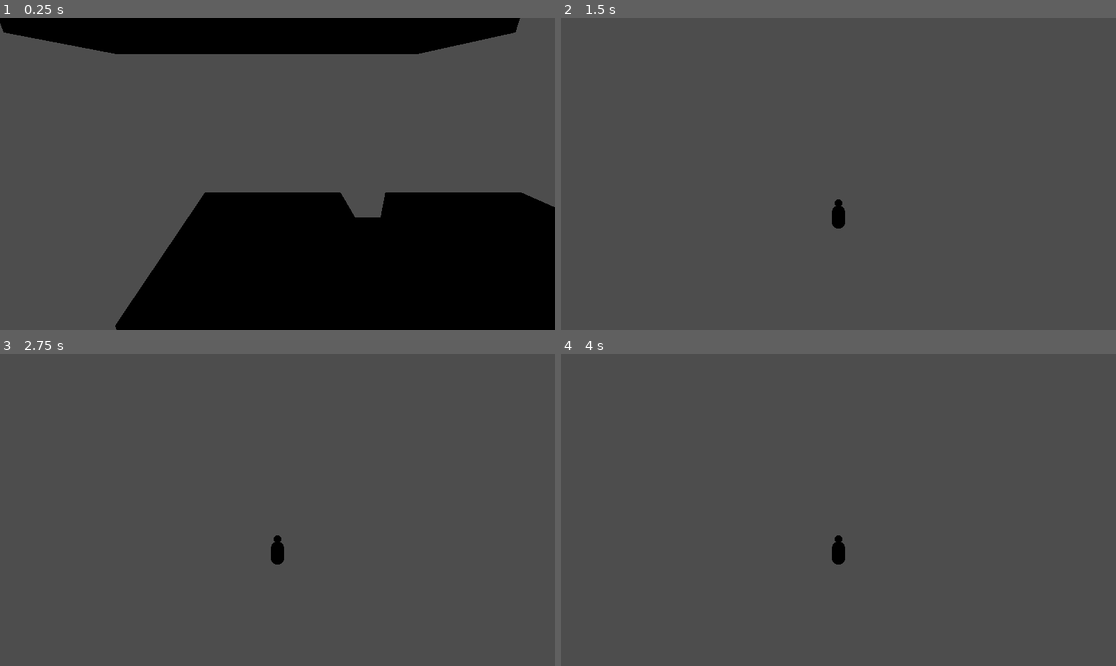
Above: before the commit, frames 1-4 (two rows, left to right).
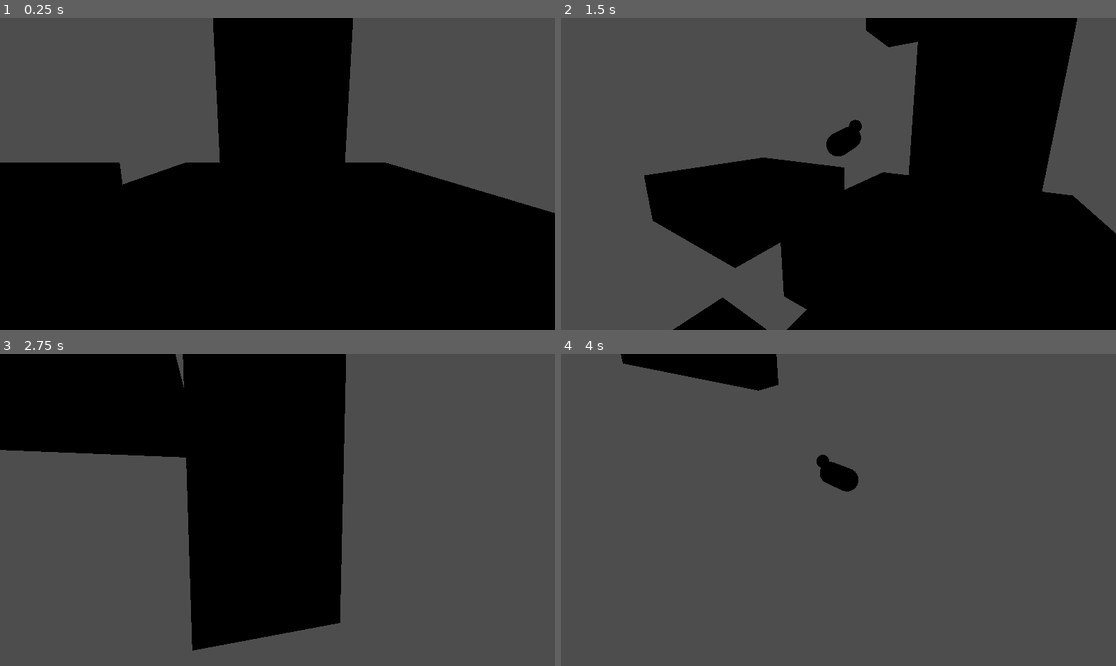
Above: after the commit, the same moments.

Repository: GunterJr/game-jam-feb
Game: Godot game, scene res://scenes/areas/movement-testing.tscn
The game is run twice, just before and just after one commit, with the same random seed, the same clock (stepped at 60 frames per second) and the same inputs.
Inputs (mouse positions are in pixels of both pictures, inside the frame that each line leads up to):
- Up to frame 1 (0.25 s): no input
- Up to frame 2 (1.5 s): tap Enter (ui_accept) at 0.5 s; move the mouse to (866, 174) at 0.52 s; hold W (forward) from 0.53 s (still down); tap Space (jump) at 0.77 s; move the mouse to (810, 174) at 1.27 s
- Up to frame 3 (2.75 s): keep holding W (forward); tap Space (jump) at 1.52 s; move the mouse to (288, 503) at 2.02 s
- Up to frame 4 (4 s): keep holding W (forward); move the mouse to (832, 516) at 2.77 s; tap Space (jump) at 3.02, 3.77 s; move the mouse to (877, 513) at 3.52 s

The runs differ from the first frame. In frame 1, 35% of the frame differs, in the area x 0-100%, y 0-100%; in frame 2, 50%, in the area x 15-100%, y 0-100%; in frame 3, 36%; in frame 4, 2.9%.

Commit message:
BROKEN: Add relative camera movement This is broken... there is no reason to how Benson's direction changes. Please revert to the last commit if this is unsalvageable.

Diff:
--- a/scenes/actors/benson.tscn
+++ b/scenes/actors/benson.tscn
@@ -1,6 +1,7 @@
 [gd_scene format=3 uid="uid://b3lnfnn3odxmx"]
 
 [ext_resource type="Script" uid="uid://lbclfoyfhgm1" path="res://scripts/benson.gd" id="1_u4qym"]
+[ext_resource type="Script" uid="uid://ce4hm7kncdtus" path="res://scenes/actors/camera_arm.gd" id="2_81iw3"]
 
 [sub_resource type="StandardMaterial3D" id="StandardMaterial3D_u4qym"]
 albedo_color = Color(1, 1, 0, 1)
@@ -23,11 +24,10 @@
 height = 0.40304565
 
 [node name="Benson" type="CharacterBody3D" unique_id=193555425]
-transform = Transform3D(-4.371139e-08, 0, 1, 0, 1, 0, -1, 0, -4.371139e-08, 0, 0, 0)
 script = ExtResource("1_u4qym")
 
 [node name="Body" type="MeshInstance3D" parent="." unique_id=1594903681]
-transform = Transform3D(-1.0074354e-08, 4.253462e-08, -1.0000001, 0.9730785, 0.23047434, 4.7365595e-16, 0.23047431, -0.97307837, -4.3711385e-08, 0.039527953, 0, -0.032612264)
+transform = Transform3D(3.0223063e-08, -1.2760384e-07, 1.0000001, 0.9730784, 0.23047432, -8.290451e-16, -0.2304743, 0.9730783, 1.3113416e-07, 0.013175983, 0, -0.011367302)
 mesh = SubResource("CapsuleMesh_dp8yd")
 
 [node name="Head" type="MeshInstance3D" parent="Body" unique_id=756881920]
@@ -35,9 +35,16 @@
 mesh = SubResource("SphereMesh_u4qym")
 
 [node name="BodyCollider" type="CollisionShape3D" parent="." unique_id=833329893]
-transform = Transform3D(-1.1313338e-08, 4.222194e-08, -1.0000001, 0.9659259, 0.25881907, 0, 0.25881904, -0.96592575, -4.37114e-08, 0.039527953, -0.0021349192, -0.033357084)
+transform = Transform3D(3.394002e-08, -1.2666585e-07, 1.0000001, 0.9659259, 0.25881907, -8.881785e-16, -0.25881904, 0.96592575, 1.3113419e-07, 0.013175982, -0.0021349192, -0.010622483)
 shape = SubResource("CapsuleShape3D_81iw3")
 
-[node name="Camera3D" type="Camera3D" parent="." unique_id=889376277]
-transform = Transform3D(1, 1.5954242e-08, 3.015593e-09, -1.5954242e-08, 0.93101126, 0.36499053, 3.015593e-09, -0.36499053, 0.93101126, 0.039527826, 1.8323648, 2.8910785)
+[node name="CameraArm" type="SpringArm3D" parent="." unique_id=53182570]
+transform = Transform3D(-1, 0, 8.7422784e-08, 0, 1, 0, -8.7422784e-08, 0, -1, 0.052703943, 0.09340754, -0.04397956)
+spring_length = 2.0
+script = ExtResource("2_81iw3")
+min_vert = -0.767944870877505
+max_vert = 0.26354471705114374
+
+[node name="Camera3D" type="Camera3D" parent="CameraArm" unique_id=889376277]
+transform = Transform3D(1, 8.258129e-09, 7.871712e-10, -8.258128e-09, 0.98199177, 0.18892407, 7.871641e-10, -0.18892407, 0.98199177, 0.03952786, 0.7038084, 2.1421719)
 fov = 69.0
--- /dev/null
+++ b/scenes/actors/camera_arm.gd
@@ -0,0 +1,13 @@
+extends SpringArm3D
+
+@export var mouse_sensitivity: float = 0.01
+@export_range(-90.0, 0.0, 0.1, "radians_as_degrees") var min_vert: float = -PI/2
+@export_range(0.0, 90.0, 0.1, "radians_as_degrees") var max_vert: float = PI/4
+
+func _unhandled_input(event: InputEvent) -> void:
+	if event is InputEventMouseMotion:
+		rotation.y -= event.relative.x * mouse_sensitivity
+		rotation.y = wrapf(rotation.y, 0.0, TAU)
+
+		rotation.x -= event.relative.y * mouse_sensitivity
+		rotation.x = clamp(rotation.x, min_vert, max_vert)
--- a/scripts/benson.gd
+++ b/scripts/benson.gd
@@ -1,16 +1,19 @@
 extends CharacterBody3D
 
-@export var speed : float = 5.0
+@export var speed : float = 2.0
 @export var jump_velocity: float = 4.5
 @export var flight_velocity: float = 1
 @export var flight_time: float = 1.0
 var flying : bool = false
 var current_flight_time: float = 0
 
+@onready var camarm : SpringArm3D = $CameraArm
+
 func _ready() -> void:
 	Input.mouse_mode = Input.MOUSE_MODE_CAPTURED
 
 func _physics_process(delta: float) -> void:
+
 	# Add the gravity.
 	if not is_on_floor():
 		velocity += get_gravity() * delta
@@ -33,13 +36,28 @@
 		current_flight_time += delta
 
 	# Get the input direction and handle the movement/deceleration.
-	var input_dir := Input.get_vector("left", "right", "forward", "back")
-	var direction := (transform.basis * Vector3(input_dir.x, 0, input_dir.y)).normalized()
-	if direction:
-		velocity.x = direction.x * speed
-		velocity.z = direction.z * speed
+	var input_vector : Vector2 = Vector2(
+		Input.get_action_strength("right") - Input.get_action_strength("left"),
+		Input.get_action_strength("forward") - Input.get_action_strength("back")
+	)
+	if input_vector != Vector2.ZERO:
+		input_vector = input_vector.normalized()
+
+		var camera_basis = camarm.global_transform.basis
+
+		var forward = camera_basis.z
+		forward.y = 0
+		forward = forward.normalized()
+
+		var right = camera_basis.x
+		right.y = 0
+		right = right.normalized()
+
+		var move_direction = (input_vector.x * right + input_vector.y * forward).normalized()
+		velocity.x = move_direction.x * speed
+		velocity.z = move_direction.z * speed
 	else:
-		velocity.x = move_toward(velocity.x, 0, speed)
-		velocity.z = move_toward(velocity.z, 0, speed)
+		velocity.x = 0
+		velocity.z = 0
 
 	move_and_slide()
Not shown, added: scenes/actors/camera_arm.gd.uid
